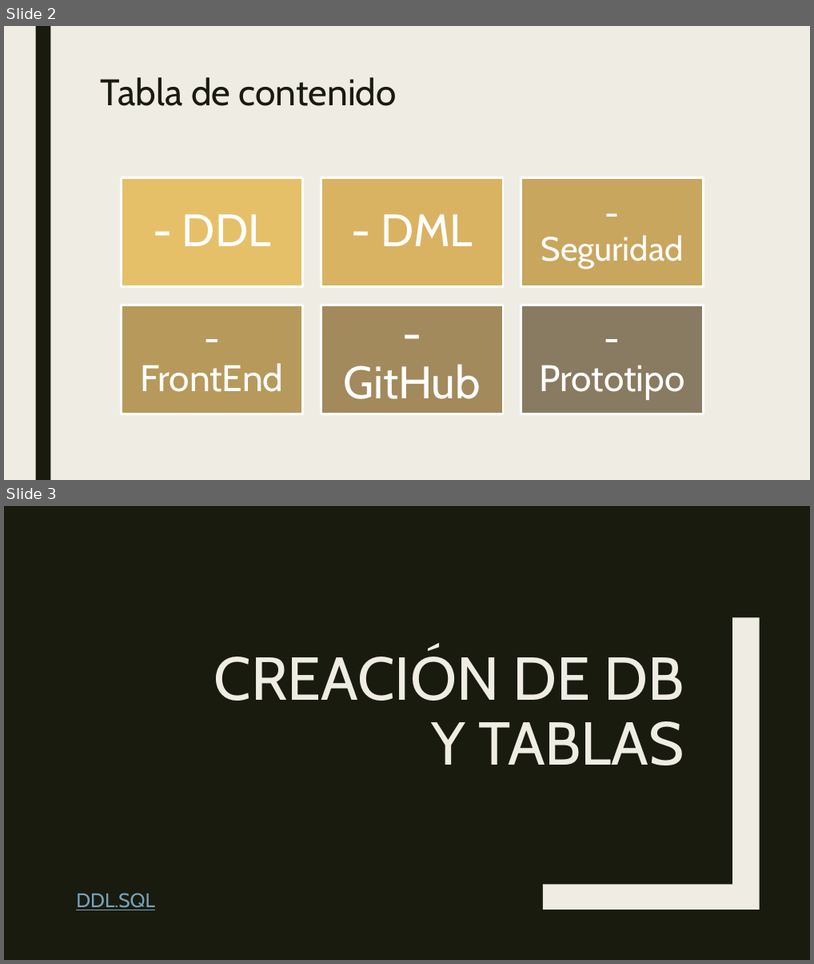
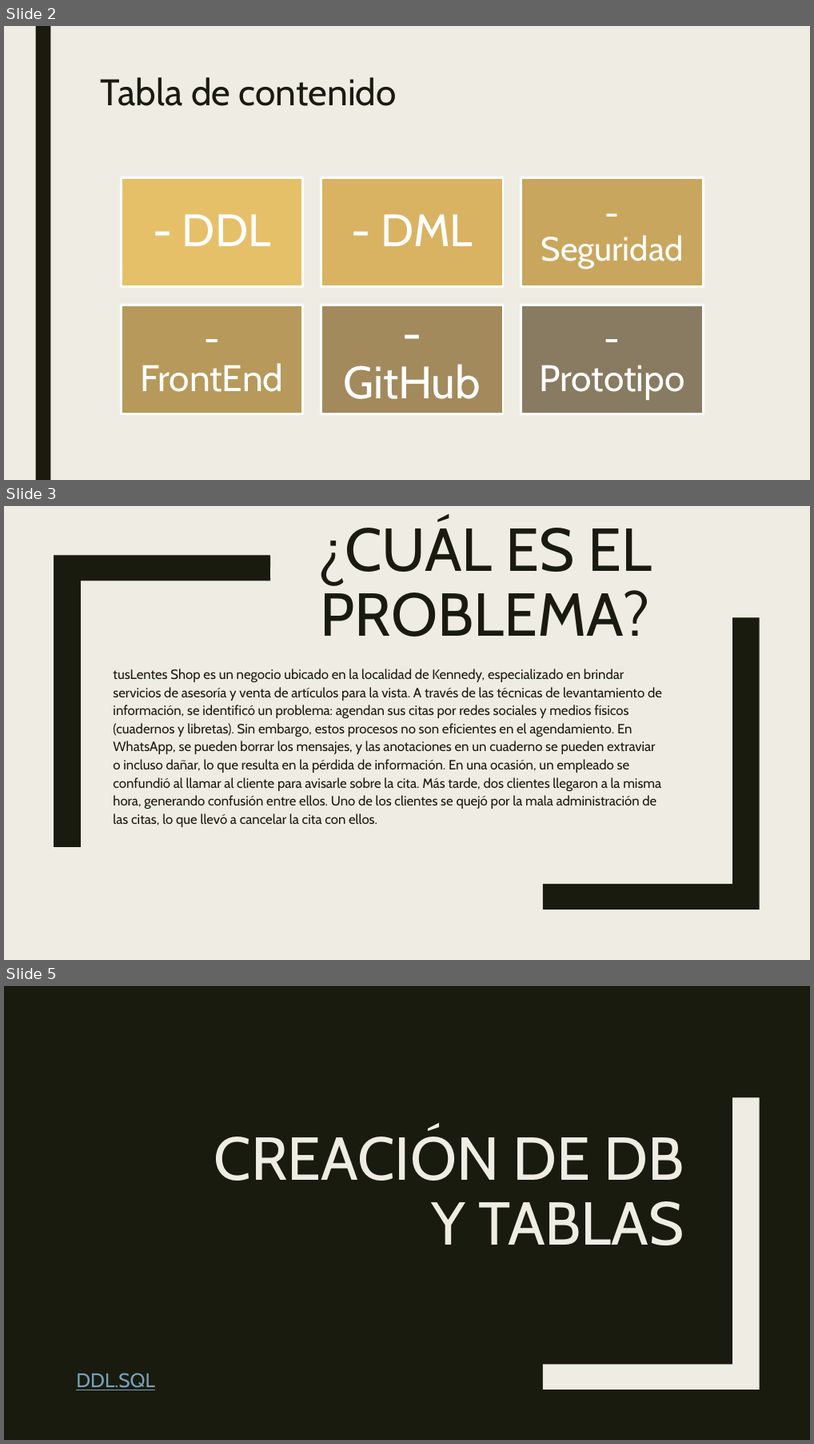
Before and after one commit to Helinks/SI-DLYTime, a slide deck: 3-Trimestre/DLYTimeDB.pptx. Shown one above the other, each under a label of ours: slides 2 and 3 before the commit, slides 2, 3 and 5 after it; the slides between them are not shown. The pictures are 814x964 and 814x1444 pixels, drawn with LibreOffice and Linux fonts; fonts in the diff are those of the drawing. Boxes give left, top, right and bottom in pixels: in the first picture for what was removed or moved away, otherwise in the second. Text is boxed around its words. In the diff, an @@ line names an element or a change of style, - is before the commit and + after.

```diff
--- a/3-Trimestre/DLYTimeDB.pptx
+++ b/3-Trimestre/DLYTimeDB.pptx
@@ slide 3 added at (4, 506, 810, 960), background #EFEDE3 @@
@@ title added at (318, 520, 653, 636), 72 pt, text #191B0E @@
+¿CUÁL ES EL PROBLEMA?
@@ freeform shape added at (54, 555, 270, 847), fill #191B0E @@
@@ freeform shape added at (544, 617, 760, 909), fill #191B0E @@
@@ subtitle added at (113, 668, 662, 827), 16 pt, text #191B0E @@
+tusLentes Shop es un negocio ubicado en la localidad de Kennedy, especializado en brindar servicios de asesoría y venta de artículos para la vista. A través de las técnicas de levantamiento de información, se identificó un problema: agendan sus citas por redes sociales y medios físicos (cuadernos y libretas). Sin embargo, estos procesos no son eficientes en el agendamiento. En WhatsApp, se pueden borrar los mensajes, y las anotaciones en un cuaderno se pueden extraviar o incluso dañar, lo que resulta en la pérdida de información. En una ocasión, un empleado se confundió al llamar al cliente para avisarle sobre la cita. Más tarde, dos clientes llegaron a la misma hora, generando confusión entre ellos. Uno de los clientes se quejó por la mala administración de las citas, lo que llevó a cancelar la cita con ellos.
@@ what was slide 3 is now slide 5 @@
```
Also in this commit, not shown: 1 other slide added.
